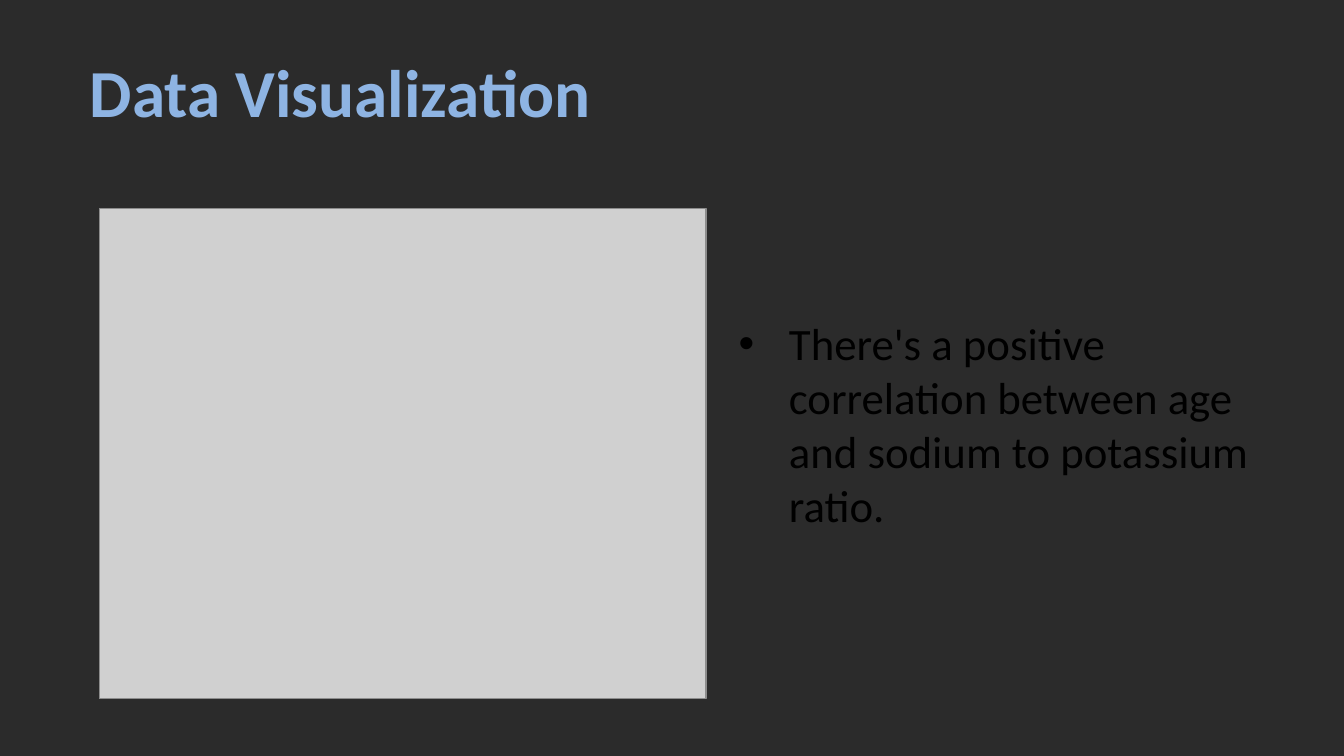
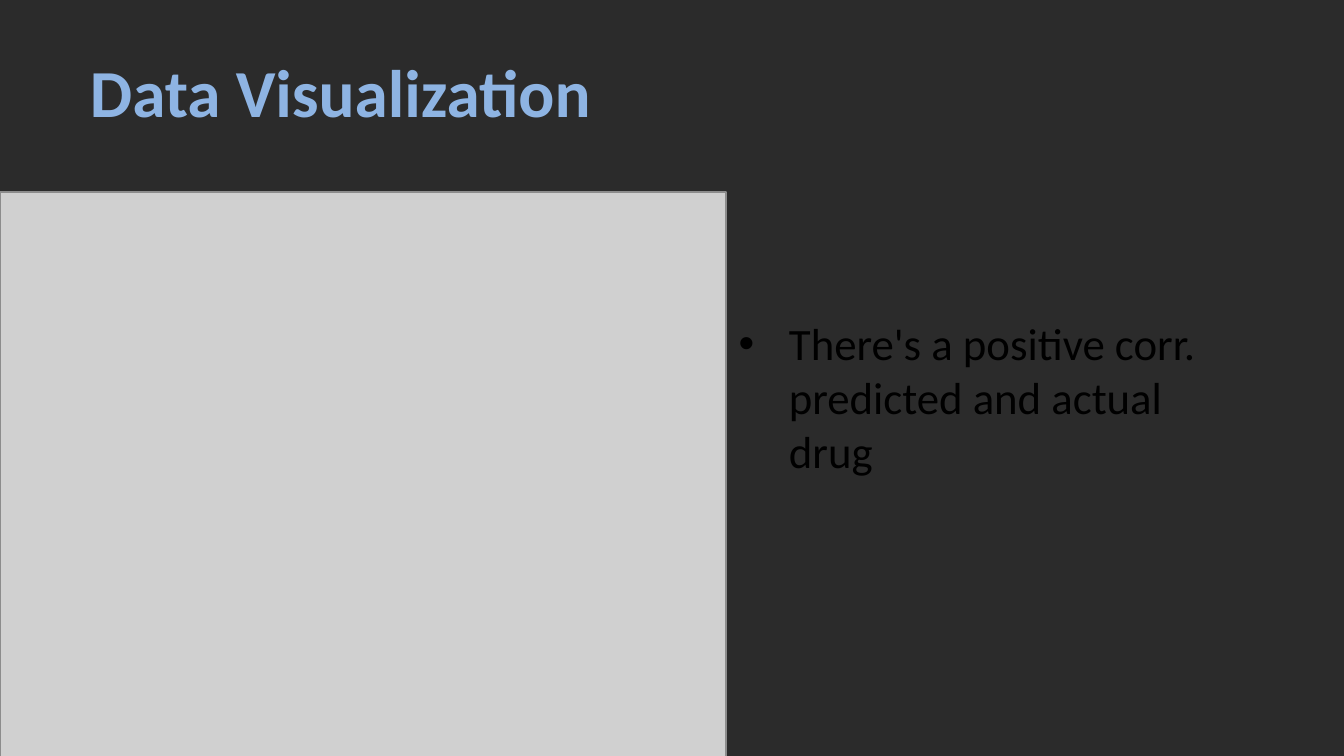
Before and after one commit to Nmwangu2/Phase3_project, a slide deck: slide 15 of Phase3_Project.pptx. Drawn at 1344x756 pixels with LibreOffice and Linux fonts; fonts in the diff are those of the drawing; grey boxes stand for pictures; background and template pictures are left out; a plain dark background stands for a picture behind light text. Boxes give left, top, right and bottom in pixels: in the first picture for what was removed or moved away, otherwise in the second. Text is boxed around its words. In the diff, an @@ line names an element or a change of style, - is before the commit and + after.

```diff
--- a/Phase3_Project.pptx
+++ b/Phase3_Project.pptx
@@ picture: place and size @@
-picture at box(99, 208, 706, 699)
+picture at box(0, 192, 726, 756)
@@ text at box(789, 329, 1195, 475): text changed @@
-• There's a positive correlation between age and sodium to potassium ratio.
+• There's a positive corr. predicted and actual drug
```
Also in this commit, not shown: 3 other slides changed, 4 other files.
